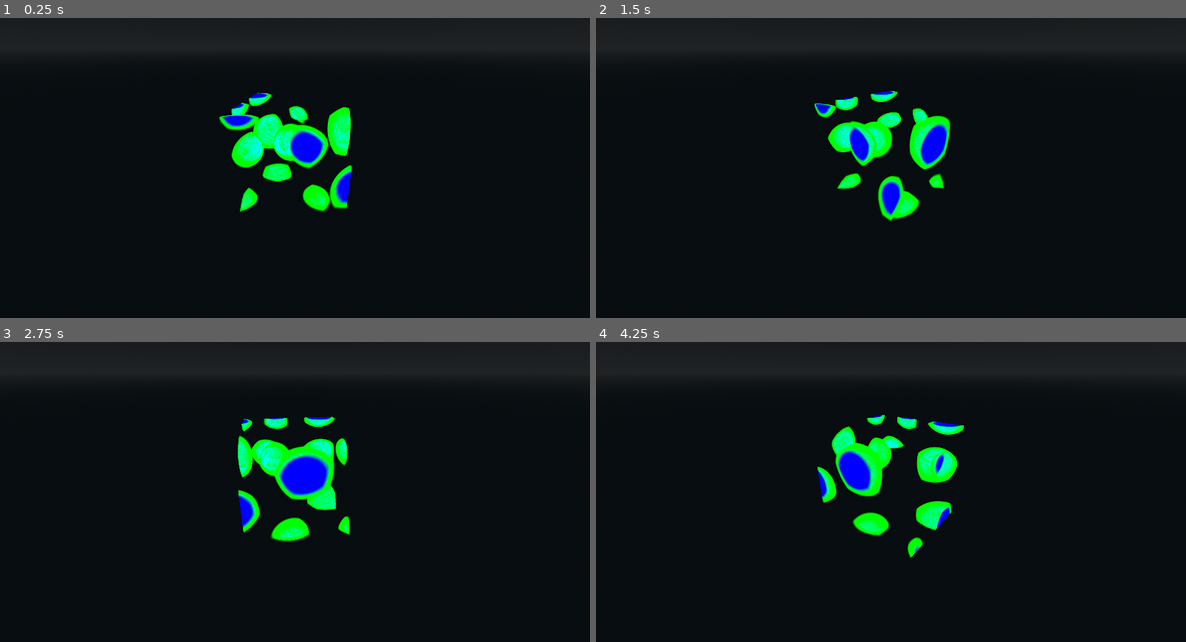
Above: before the commit, frames 1-4 (two rows, left to right).
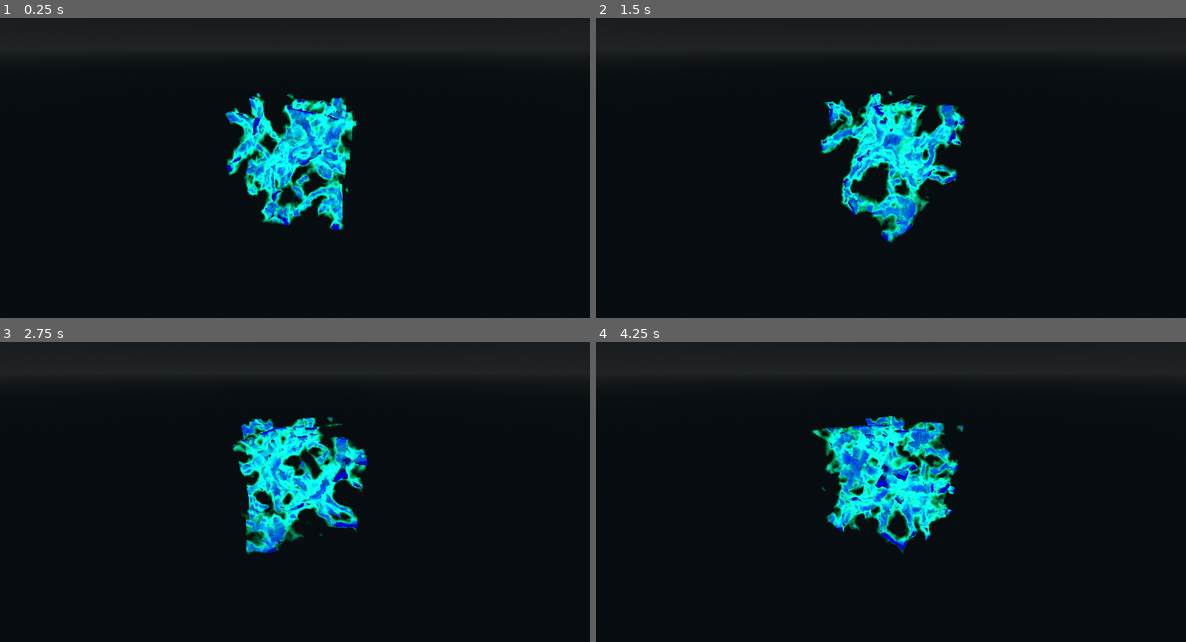
Above: after the commit, the same moments.

Repository: 1hue/GodotTexture3DVisualizer
Game: Godot game, scene res://main.tscn
Two runs of this game, one before a commit and one after it. Both use one fixed random seed, a clock stepped at 60 frames per second and the inputs below.
Inputs:
- Up to frame 1 (0.25 s): no input
- Up to frame 2 (1.5 s): no input
- Up to frame 3 (2.75 s): no input
- Up to frame 4 (4.25 s): no input

The runs differ from the first frame. In frame 1, 7.0% of the frame differs, in the area x 37-61%, y 24-71%; in frame 2, 6.9%; in frame 3, 7.0%; in frame 4, 7.8%, in the area x 36-63%, y 24-72%.

Commit message:
Add perlin noise texture for demo

Diff:
--- a/main.gd
+++ b/main.gd
@@ -1,4 +1,8 @@
 extends Node3D
+
+const CellularNoise: NoiseTexture3D = preload("res://resources/cellular_noise_texture_3d.tres")
+const PerlinNoise: NoiseTexture3D = preload("res://resources/perlin_noise_texture_3d.tres")
+
 
 @onready var camera_pivot: Node3D = %CameraPivot
 
--- a/main.tscn
+++ b/main.tscn
@@ -2,7 +2,7 @@
 
 [ext_resource type="Script" uid="uid://cr3hhwplxc130" path="res://main.gd" id="1_h2yge"]
 [ext_resource type="Shader" uid="uid://bh4h4728r6bbu" path="res://visualizer.gdshader" id="1_ig7tw"]
-[ext_resource type="NoiseTexture3D" uid="uid://ck8aoq1w5jbm5" path="res://resources/noise_texture_3d.tres" id="2_0xm2m"]
+[ext_resource type="NoiseTexture3D" uid="uid://cd77sbvhmb5li" path="res://resources/perlin_noise_texture_3d.tres" id="3_h2yge"]
 
 [sub_resource type="ProceduralSkyMaterial" id="ProceduralSkyMaterial_ig7tw"]
 sky_top_color = Color(0.043137256, 0.05882353, 0.07058824, 1)
@@ -18,15 +18,15 @@
 sky = SubResource("Sky_0xm2m")
 tonemap_mode = 2
 
-[sub_resource type="ShaderMaterial" id="ShaderMaterial_0xm2m"]
+[sub_resource type="ShaderMaterial" id="ShaderMaterial_h2yge"]
 render_priority = 0
 shader = ExtResource("1_ig7tw")
-shader_parameter/tex = ExtResource("2_0xm2m")
+shader_parameter/tex = ExtResource("3_h2yge")
 shader_parameter/model_size = Vector3(5, 5, 5)
 shader_parameter/ray_steps = 128
 
 [sub_resource type="BoxMesh" id="BoxMesh_7dm0k"]
-material = SubResource("ShaderMaterial_0xm2m")
+material = SubResource("ShaderMaterial_h2yge")
 size = Vector3(5, 5, 5)
 
 [node name="Main" type="Node3D"]
--- a/resources/noise_texture_3d.tres
+++ b/resources/cellular_noise_texture_3d.tres
@@ -1,13 +1,12 @@
 [gd_resource type="NoiseTexture3D" load_steps=3 format=3 uid="uid://ck8aoq1w5jbm5"]
 
 [sub_resource type="Gradient" id="Gradient_ig7tw"]
-offsets = PackedFloat32Array(0.103896104, 0.15584415, 0.25974026)
+offsets = PackedFloat32Array(0, 0.1780822, 0.3561644)
 colors = PackedColorArray(0.007843138, 0, 1, 1, 0, 1, 0, 1, 0, 0, 0, 0)
 
 [sub_resource type="FastNoiseLite" id="FastNoiseLite_0xm2m"]
 noise_type = 2
-seed = 2
-frequency = 0.0131
+frequency = 0.0122
 fractal_type = 0
 cellular_distance_function = 1
 cellular_return_type = 6
--- /dev/null
+++ b/resources/perlin_noise_texture_3d.tres
@@ -0,0 +1,19 @@
+[gd_resource type="NoiseTexture3D" load_steps=3 format=3 uid="uid://cd77sbvhmb5li"]
+
+[sub_resource type="Gradient" id="Gradient_ig7tw"]
+offsets = PackedFloat32Array(0.06849315, 0.17534247, 0.28767124)
+colors = PackedColorArray(0, 0, 1, 1, 0.008399999, 0.12, 0.07722001, 1, 0.0072000003, 0.12, 0.07676002, 0)
+
+[sub_resource type="FastNoiseLite" id="FastNoiseLite_0xm2m"]
+noise_type = 3
+frequency = 0.014
+fractal_type = 3
+cellular_distance_function = 1
+cellular_return_type = 6
+
+[resource]
+width = 128
+height = 128
+depth = 128
+noise = SubResource("FastNoiseLite_0xm2m")
+color_ramp = SubResource("Gradient_ig7tw")
